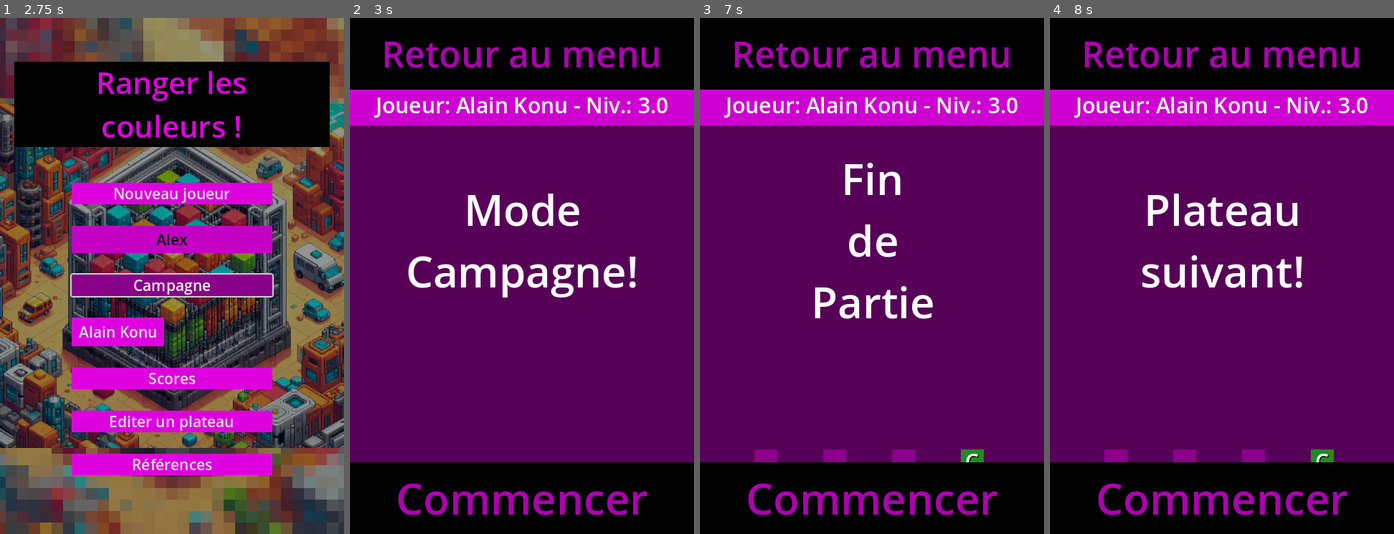
Above: before the commit, frames 1-4 (left to right).
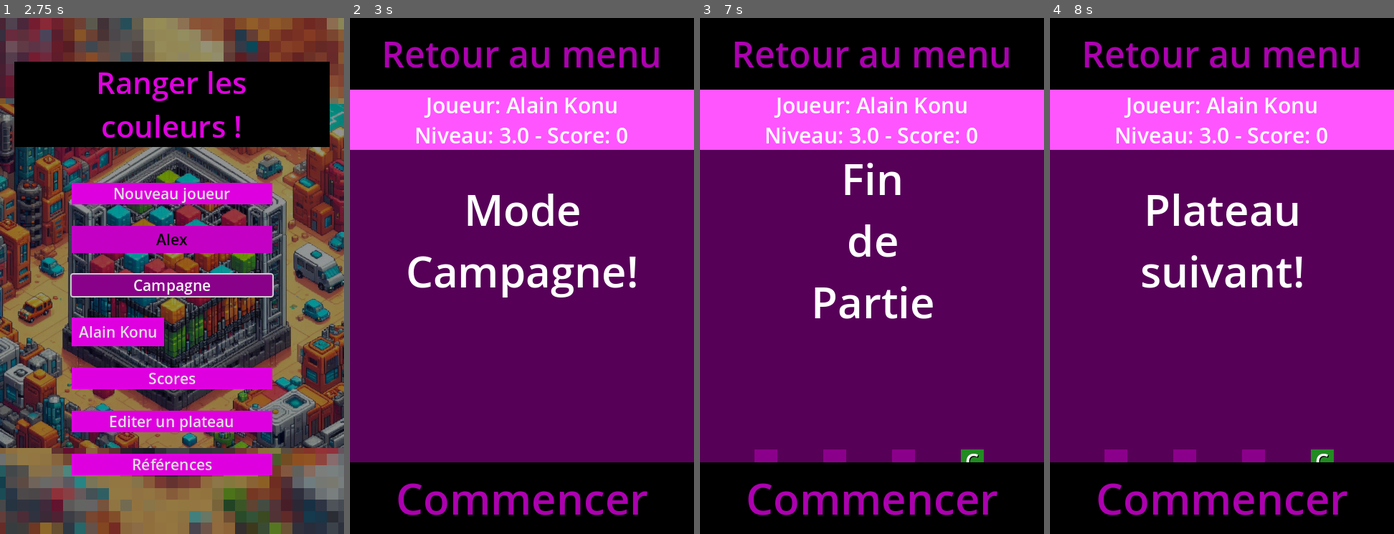
Above: after the commit, the same moments.

Repository: leguims/godot-color-sort-for-anna
Game: Godot game, scene res://Scenes/MenuPrincipal/menu_principal.tscn
Same seed, same stepped clock (60 frames per second), same inputs: the game is played once before the commit and once after it.
Inputs (mouse positions are in pixels of both pictures, inside the frame that each line leads up to):
- Up to frame 1 (2.75 s): click "Nouveau joueur" at 0.5 s; click (172, 265) at 1.27 s; type "Alex" at 1.35 s; click "Campagne" at 2 s
- Up to frame 2 (3 s): click "Alain Konu" at 2.75 s
- Up to frame 3 (7 s): click "Commencer" at 3.5 s; click "Abandonner" at 4.25 s; click "Commencer" at 5 s; click "Abandonner" at 5.75 s; tap Enter at 6.5 s; move the mouse to (947, 250) at 6.52 s; click (947, 250) at 6.67 s
- Up to frame 4 (8 s): click "Commencer" at 7.25 s

Frame 1 is identical in both runs. In frame 2, 12% of the frame differs, in the area x 0-100%, y 13-26%; in frame 3, 12%; in frame 4, 12%.

Commit message:
Ajoute le score dans les infos du joueur.

Diff:
--- a/Scenes/Menu/menu.gd
+++ b/Scenes/Menu/menu.gd
@@ -14,12 +14,14 @@
 	var nom = GestionScore.lire_le_nom_du_joueur_actuel()
 	var niveau = str(GestionScore.lire_le_niveau_du_joueur_actuel())
 	var indice_plateau = str(GestionScore.lire_indice_plateau_du_joueur_actuel())
-	if nom.length() <= 6:
-		$InfosJoueur.text = "[center][font_size=30]Joueur: " + nom + " - Niveau: " + niveau + "." + indice_plateau + "[/font_size][/center]"
-	elif  nom.length() <= 10:
-		$InfosJoueur.text = "[center][font_size=30]Joueur: " + nom + " - Niv.: " + niveau + "." + indice_plateau + "[/font_size][/center]"
-	else:
-		$InfosJoueur.text = "[center][font_size=30]Joueur: " + nom.substr(0,8) + ". - Niv.: " + niveau + "." + indice_plateau + "[/font_size][/center]"
+	var score = str(GestionScore.lire_le_score_du_joueur_actuel())
+
+	var texte = "[center][font_size=30]"
+	texte += "Joueur: " + nom + "\n"
+	texte += "Niveau: " + niveau + "." + indice_plateau
+	texte += " - Score: " + score
+	texte += "[/font_size][/center]"
+	$InfosDuJoueur/TexteInfosDuJoueur.bbcode_text = texte
 
 # Méthodes d'ajustement de la scene
 func modifier_tempo_message(nouvelle_tempo: float) -> void:
@@ -32,7 +34,7 @@
 	$Message.hide()
 	$EditeurPlateau.hide()
 	$BoutonMenuPrincipal.hide()
-	$InfosJoueur.hide()
+	$InfosDuJoueur.hide()
 	$BoutonCommencer.hide()
 
 func _afficher_message(texte : String, temporaire : bool = true):
--- a/Scenes/Menu/menu.tscn
+++ b/Scenes/Menu/menu.tscn
@@ -8,8 +8,8 @@
 [sub_resource type="StyleBoxFlat" id="StyleBoxFlat_4v47e"]
 bg_color = Color(0, 0, 0, 1)
 
-[sub_resource type="StyleBoxFlat" id="StyleBoxFlat_6o5nm"]
-bg_color = Color(0.807843, 0, 0.819608, 1)
+[sub_resource type="StyleBoxFlat" id="StyleBoxFlat_11ehg"]
+bg_color = Color(0.996078, 0.333333, 1, 1)
 
 [sub_resource type="StyleBoxFlat" id="StyleBoxFlat_1gckf"]
 bg_color = Color(0, 0, 0, 1)
@@ -32,16 +32,18 @@
 theme_override_styles/normal = SubResource("StyleBoxFlat_4v47e")
 text = "Retour au menu"
 
-[node name="InfosJoueur" type="RichTextLabel" parent="."]
+[node name="InfosDuJoueur" type="VBoxContainer" parent="."]
 visible = false
-anchors_preset = 10
-anchor_right = 1.0
 offset_top = 100.0
-offset_bottom = 150.0
-grow_horizontal = 2
-theme_override_styles/normal = SubResource("StyleBoxFlat_6o5nm")
+offset_right = 480.0
+offset_bottom = 200.0
+
+[node name="TexteInfosDuJoueur" type="RichTextLabel" parent="InfosDuJoueur"]
+layout_mode = 2
+theme_override_styles/normal = SubResource("StyleBoxFlat_11ehg")
 bbcode_enabled = true
 text = "[center][font_size=30][b]infos joueur[/b][/font_size][/center]"
+fit_content = true
 
 [node name="Message" type="Label" parent="."]
 anchors_preset = 8
--- a/Scenes/Menu/menu_campagne.gd
+++ b/Scenes/Menu/menu_campagne.gd
@@ -12,7 +12,7 @@
 
 	$BoutonMenuPrincipal.show()
 	super.mettre_a_jour_infos_joueur()
-	$InfosJoueur.show()
+	$InfosDuJoueur.show()
 
 	_afficher_message("Mode Campagne!", false)
 	# Attendre l'échéance d'une temporisation libre
@@ -24,7 +24,7 @@
 	_afficher_message("Plateau suivant!", false)
 	super.mettre_a_jour_infos_joueur()
 	$BoutonMenuPrincipal.show()
-	$InfosJoueur.show()
+	$InfosDuJoueur.show()
 	$BoutonCommencer.show()
 
 func afficher_plateau_invalide():
@@ -57,5 +57,5 @@
 	await $TempoMessage.timeout
 	$BoutonMenuPrincipal.show()
 	super.mettre_a_jour_infos_joueur()
-	$InfosJoueur.show()
+	$InfosDuJoueur.show()
 	$BoutonCommencer.show()
--- a/Scenes/Menu/menu_editer_un_plateau.gd
+++ b/Scenes/Menu/menu_editer_un_plateau.gd
@@ -16,7 +16,7 @@
 	$EditeurPlateau.show()
 	await get_tree().create_timer(1.0).timeout
 	$BoutonMenuPrincipal.show()
-	$InfosJoueur.hide()
+	$InfosDuJoueur.hide()
 	$BoutonCommencer.show()
 
 func afficher_plateau_suivant():
Not shown, changed: Readme.md
